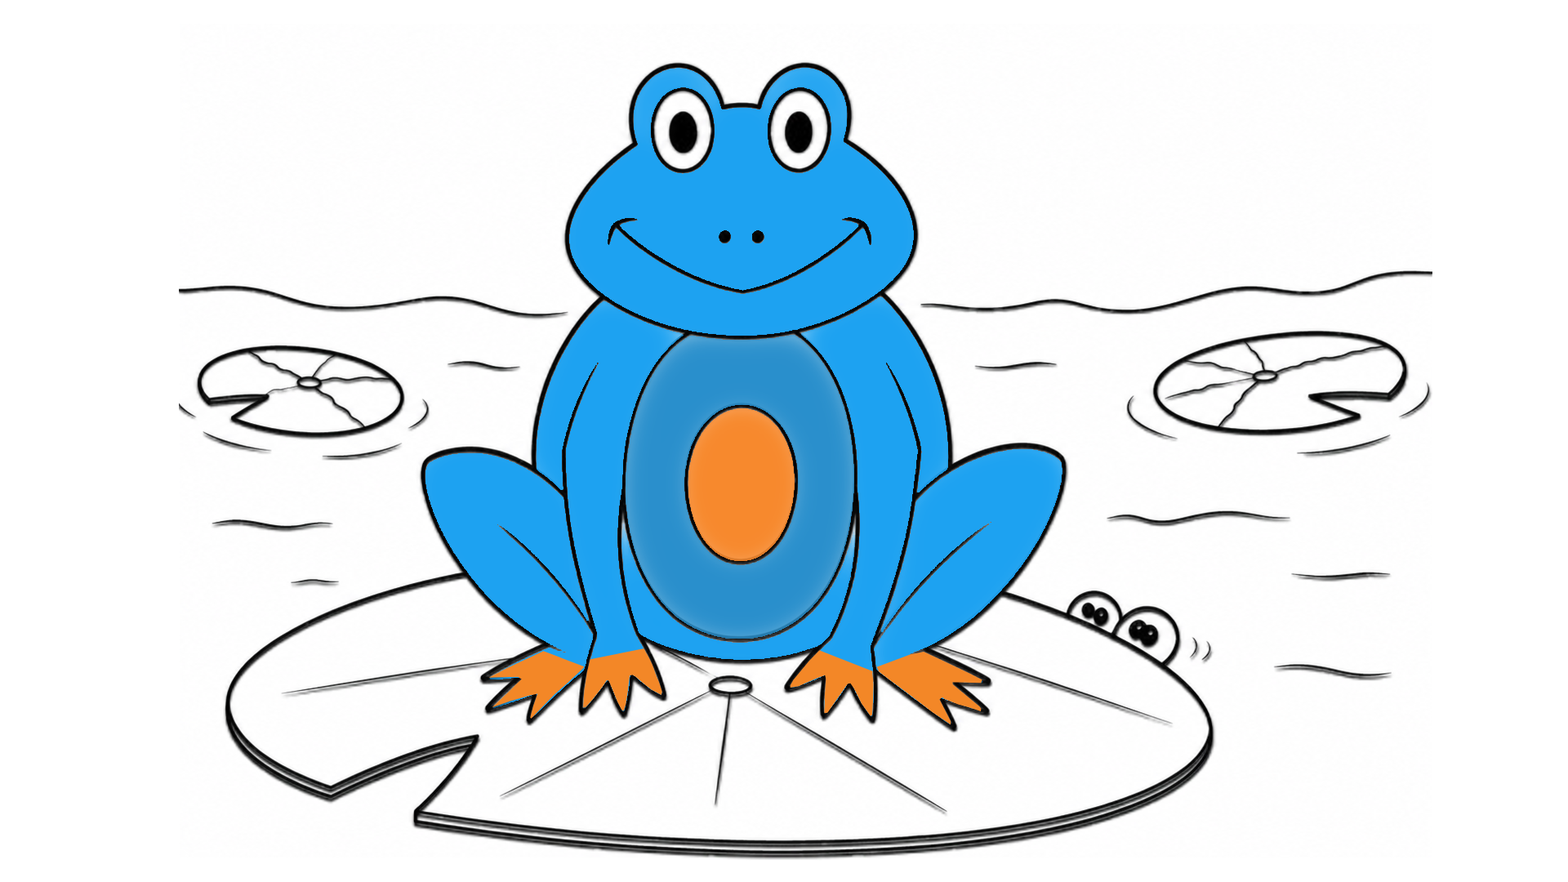
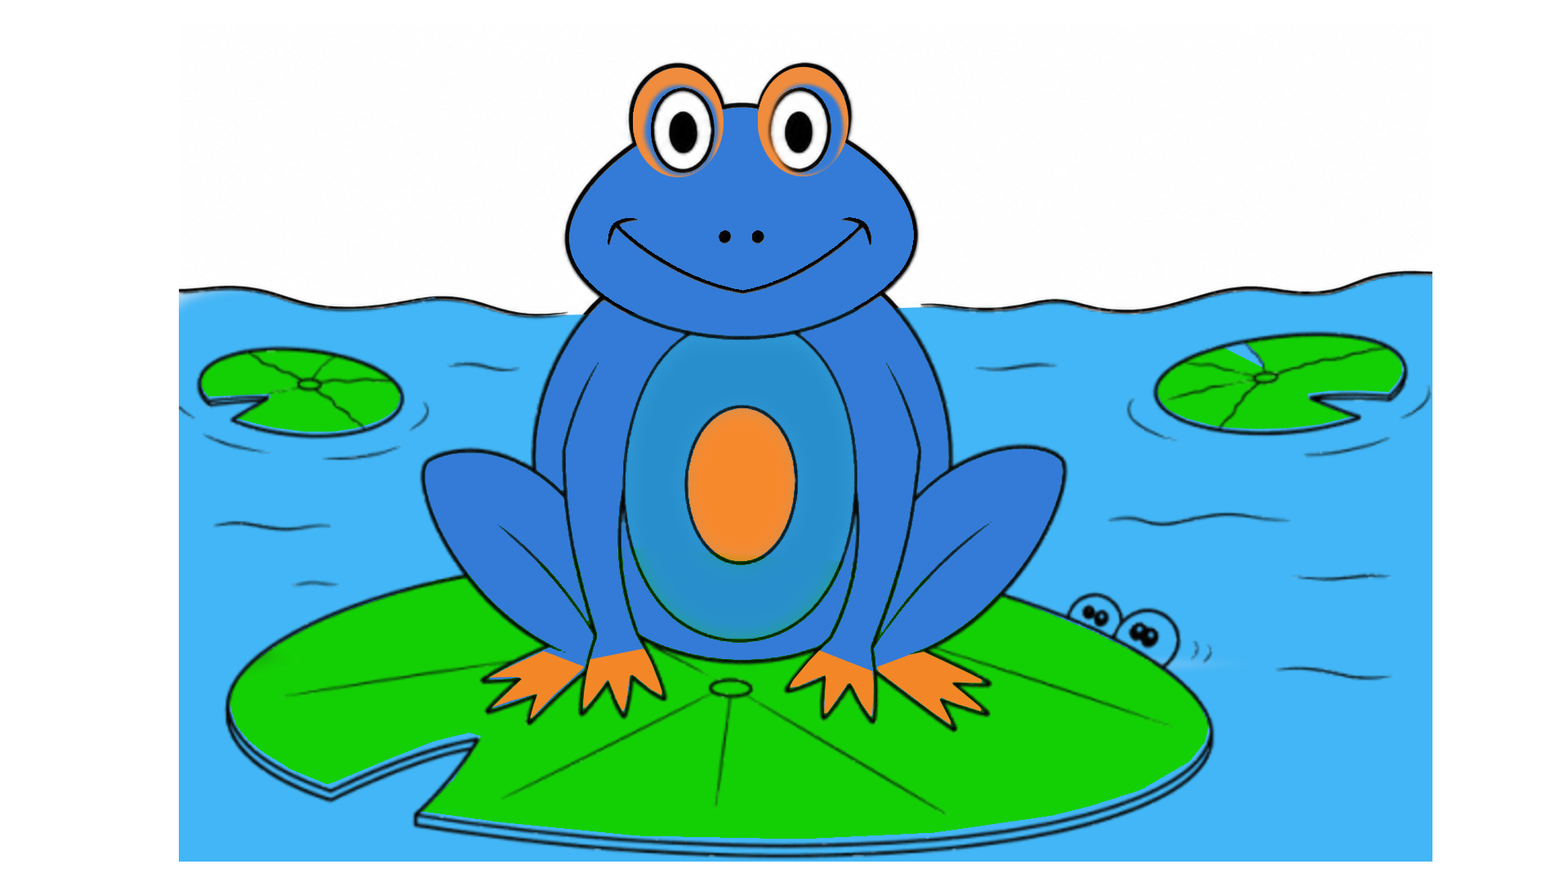
Layers edited between the first and the second w=1568, h=882 image:
added layer "shadx #3" above "shadx #2" over [757, 66, 849, 177]
moved "shadx #2" above "newfrosh-removebg-preview.png", painted on it over [632, 67, 724, 178]
painted on "newfrosh-removebg-preview.png" over [425, 67, 1063, 725]
added layer "lillypad" above "feet #2" over [200, 334, 1403, 433]
added layer "feet #2" above "water" over [229, 547, 1209, 839]
added layer "water" above "frosh-removebg-preview.png" over [178, 272, 1433, 862]